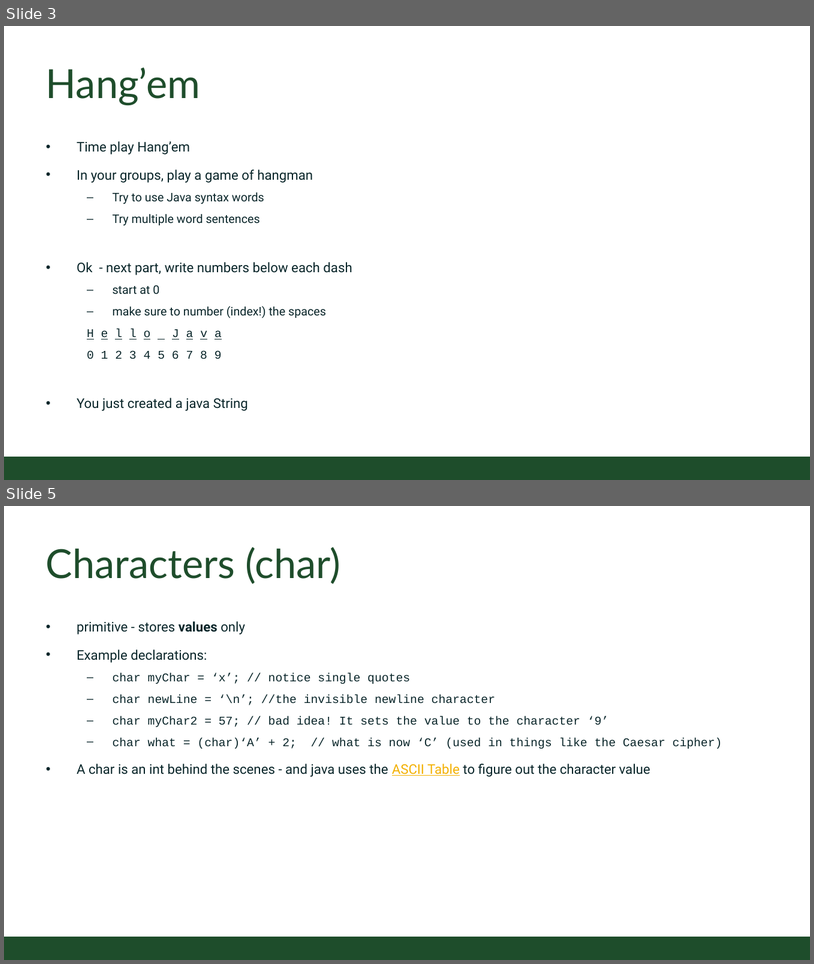
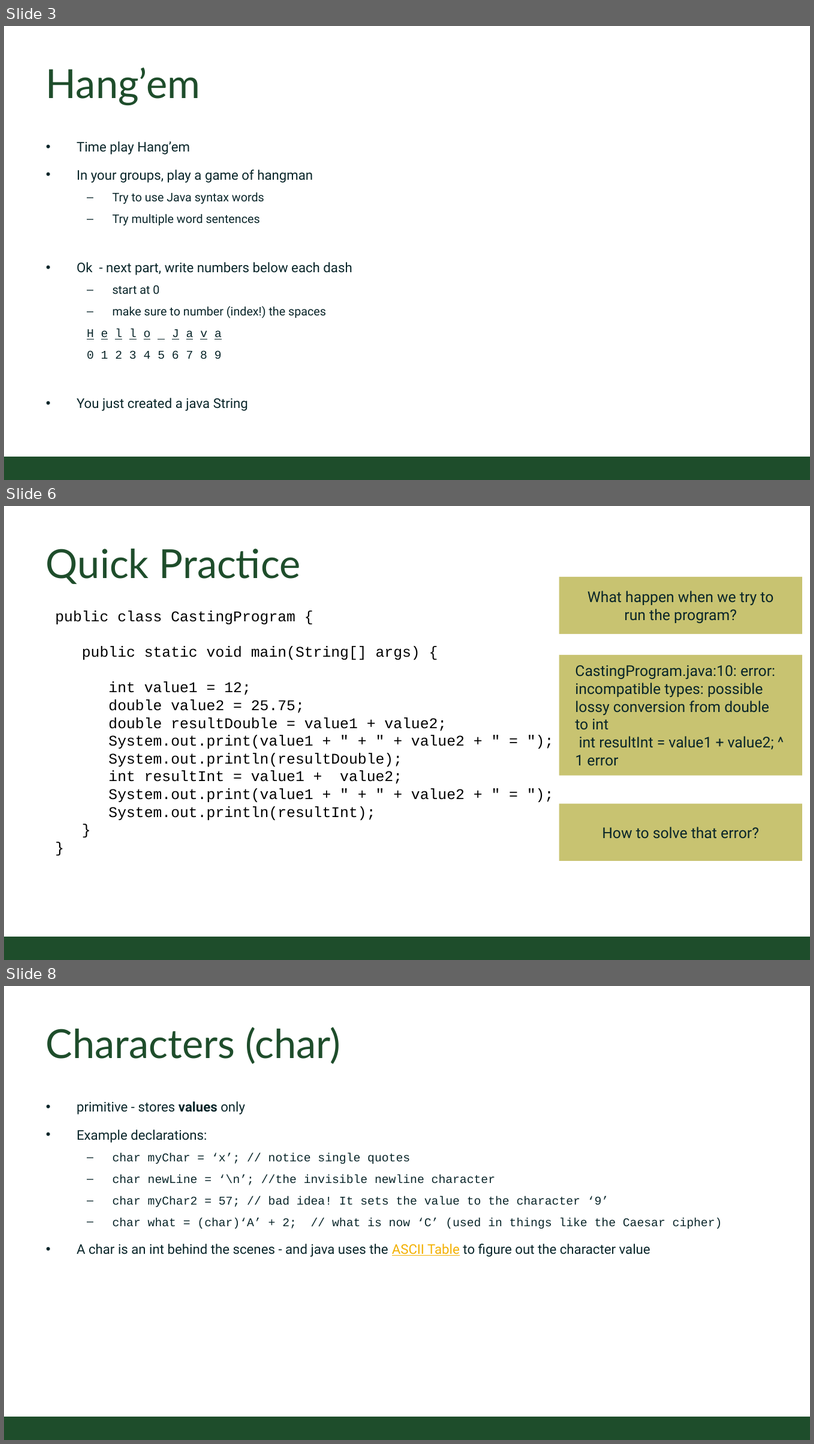
Before and after one commit to CSU-CompSci-CS163-4/Handouts, a slide deck: slides/On-Campus/02_03_CharactersAndStrings.pptx. Shown one above the other, each under a label of ours: slides 3 and 5 before the commit, slides 3, 6 and 8 after it; the slides between them are not shown. The pictures are 814x964 and 814x1444 pixels, drawn with LibreOffice and Linux fonts; fonts in the diff are those of the drawing; background and template pictures are left out. Boxes give left, top, right and bottom in pixels: in the first picture for what was removed or moved away, otherwise in the second. Text is boxed around its words. In the diff, an @@ line names an element or a change of style, - is before the commit and + after.

Commit message:
added casting example and quick code slide

```diff
--- a/slides/On-Campus/02_03_CharactersAndStrings.pptx
+++ b/slides/On-Campus/02_03_CharactersAndStrings.pptx
@@ slide 6 added at (4,506,810,960), background #FFFFFF; not listed: 1 template element that a slide beside it also shows @@
@@ title added at (46,549,301,584), 54 pt, text #1E4D2B @@
+Quick Practice
@@ rectangle added at (560,577,803,634), fill #C8C371, 20 pt, text #092529 @@
+What happen when we try to run the program?
@@ text added at (55,610,465,820), 20 pt, text #000000 @@
+public class CastingProgram {
+public static void main(String[] args) {
+int value1 = 12;
+double value2 = 25.75;
+double resultDouble = value1 + value2;
+System.out.print(value1 + " + " + value2 + " = ");
+System.out.println(resultDouble);
+int resultInt = value1 + value2;
+System.out.print(value1 + " + " + value2 + " = ");
+System.out.println(resultInt);
+}
+}
@@ rectangle added at (560,655,803,775), fill #C8C371, 20 pt, text #092529 @@
+CastingProgram.java:10: error: incompatible types: possible lossy conversion from double to int
+int resultInt = value1 + value2; ^ 1 error
@@ rectangle added at (560,803,803,861), fill #C8C371, 20 pt, text #092529 @@
+How to solve that error?
@@ what was slide 5 is now slide 8 @@
```
Also in this commit, not shown: 4 slides changed, 3 other slides added.
